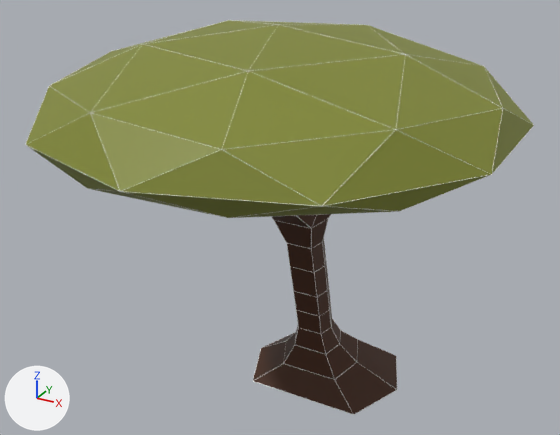
A saved change to the glTF model src/main/webapp/content/assets/models/forest/tree/tree2.glb.
Camera for both pictures: a 50 mm camera at (1.85, -3.96, 3.02) aimed at (-0.02, -0.56, 1.31). Every picture has the same lights, and +X, +Y and +Z are marked at lower left. Where no turn or scale is listed for an object, it has been applied to the vertices.
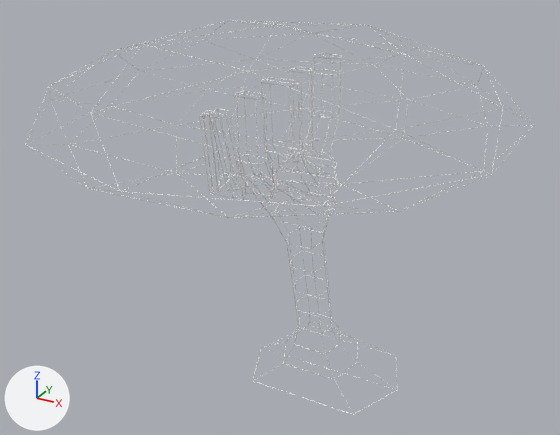
Pixel boxes (x1, y1, x2, y2) of what changed, in the pictures (560 x 435 px):
'Icosphere.002', deleted (yellow): before (26, 20, 534, 218)
'Cube.001', deleted (brown): before (253, 214, 397, 414)
'Cube.002', unchanged, uncovered by the edit: before (253, 215, 397, 415); after (199, 53, 397, 415)

What changed in the scene script:
```text
Remove ob_cube_001:
    ob_cube_001 = bpy.data.objects.new('Cube.001', me_cube_002)
    ob_cube_001.location = (0.003, -0.008, -0.021)
Remove ob_icosphere_002:
    ob_icosphere_002 = bpy.data.objects.new('Icosphere.002', me_icosphere_002)
    ob_icosphere_002.location = (0.003, 1.455, 1.121)
```
